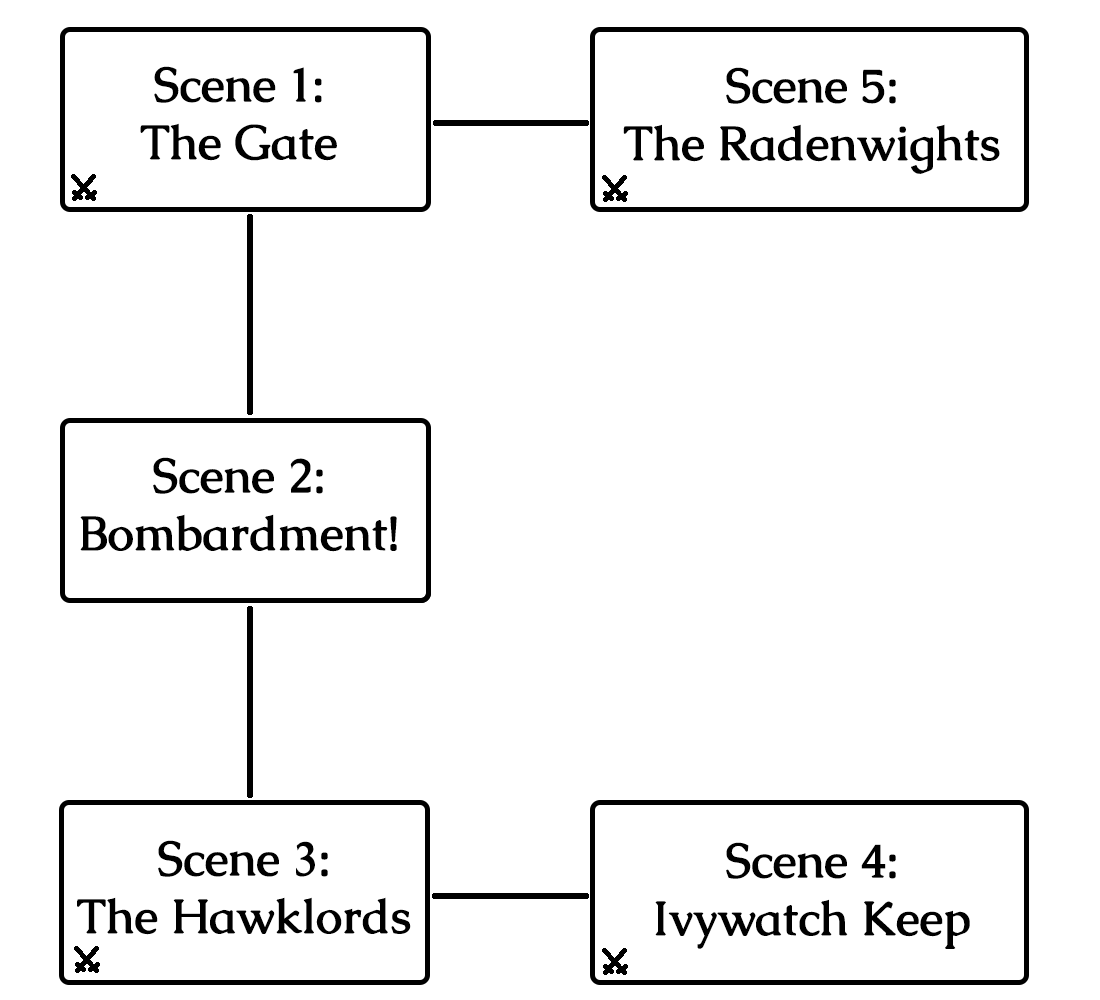
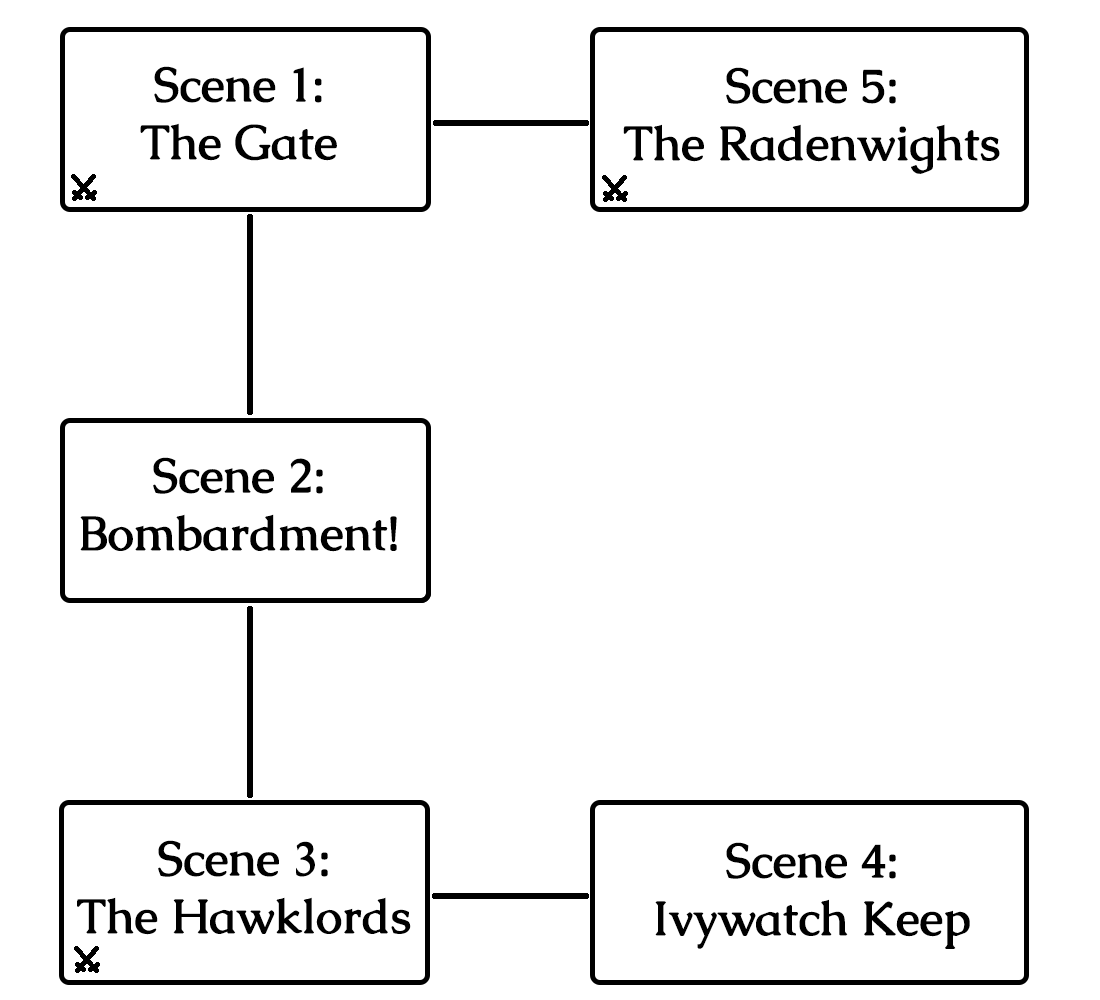
Layers edited between the first and the second 1100x1000 image:
painted on "Layer 5" over [602, 948, 628, 975]
